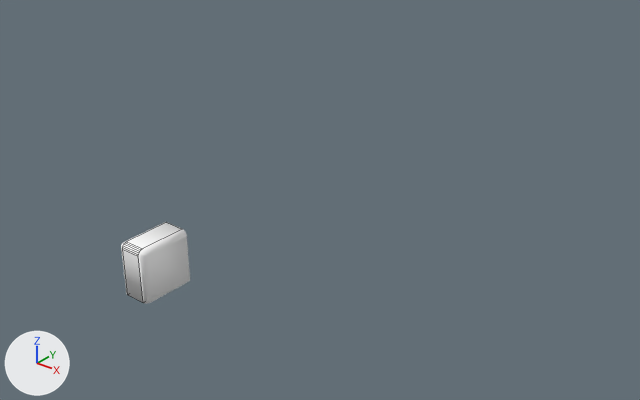
Before and after pictures for a commit that changed the Blender file Progetto Unity/FileBlender/TerrainBlock.blend.
One viewpoint serves both versions: a camera (50 mm lens) standing at (105.4, -86.2, 76.3) and looking at (5.4, 38.7, -1.1). Arrows for +X, +Y and +Z are at lower left; the lights stay in place. Mesh edges are drawn as thin lines on the coarser meshes.

The first picture shows 'Terrain', 'TerrainRight'.
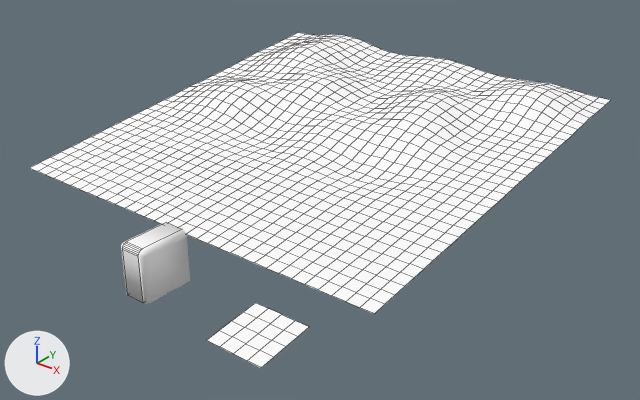
What changed in the scene script:
```text
Add me_plane:
    me_plane.from_pydata(...)  # 1089 vertices, 1024 faces; spans x -42.6..42.6, y -42.6..42.8, z -1.1..4.0
    me_plane.polygons.foreach_set('use_smooth', [True] * 1024)
    me_plane.materials.append(mat_top)  # its picture is missing
Add me_plane_001:
    me_plane_001.from_pydata(...)  # 25 vertices, 16 faces; spans x -5.33..5.33, y -5.33..5.33, z 0.0
    me_plane_001.polygons.foreach_set('use_smooth', [True] * 16)
    me_plane_001.materials.append(mat_top)  # its picture is missing
Add ob_backplane:
    ob_backplane = bpy.data.objects.new('BackPlane', me_plane)
    ob_backplane.location = (0.0, 47.4, 9.1)
    ob_backplane.rotation_euler = (0.116, 0.0, 0.0)  # degrees (6.6, 0, 0)
Add ob_littlegreen:
    ob_littlegreen = bpy.data.objects.new('LittleGreen', me_plane_001)
    ob_littlegreen.location = (30.5, -7.2, 2.1)
    ob_littlegreen.rotation_euler = (0.116, 0.0, 0.0)  # degrees (6.6, 0, 0)
```

Changed parts and their boxes [x1, y1, x2, y2] in the pictures (640 x 400 px):
'BackPlane', added: after [30, 32, 610, 314]
'LittleGreen', added: after [207, 303, 309, 368]
